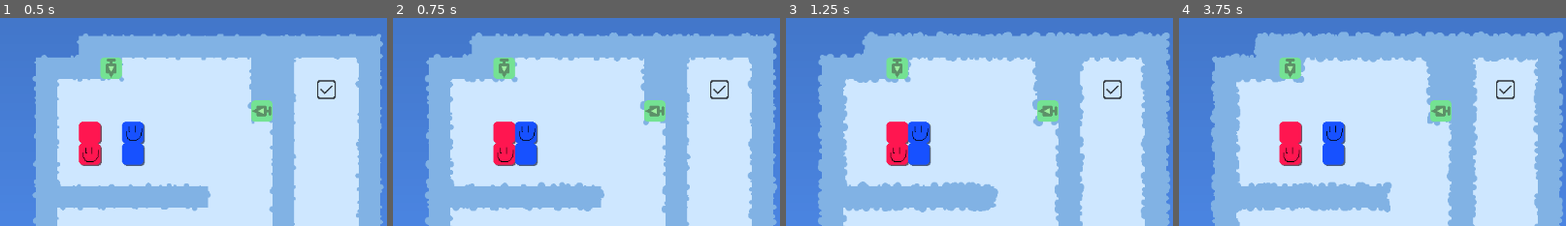
Above: before the commit, frames 1-4 (left to right).
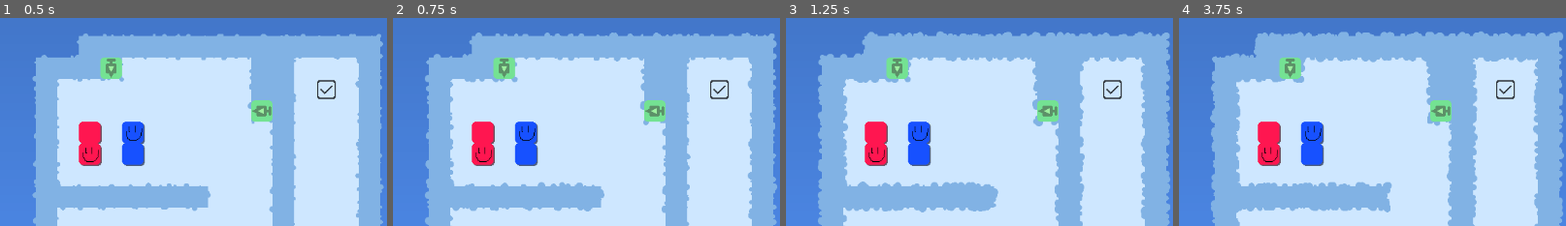
Above: after the commit, the same moments.

Repository: LightPotatoDev/BalloonGam
Game: Godot game, scene res://scenes/Main.tscn
Two runs of this game, one before a commit and one after it. Both use one fixed random seed, a clock stepped at 60 frames per second and the inputs below.
Inputs:
- Up to frame 1 (0.5 s): no input
- Up to frame 2 (0.75 s): tap Enter (ui_accept) at 0.5 s; hold Right (ui_right) from 0.53 s (still down); tap Z (undo) at 0.6 s
- Up to frame 3 (1.25 s): keep holding Right (ui_right); tap Enter (ui_accept) at 0.77 s
- Up to frame 4 (3.75 s): release Right (ui_right) at 1.28 s; hold Down (ui_down) 1.28-2.03 s; tap Z (undo) every 0.75 s from 1.35 to 3.6 s; tap Enter (ui_accept) at 1.52, 3.02 s; hold Right (ui_right) 2.03-2.78 s; hold Up (ui_up) 2.78-3.53 s; hold Left (ui_left) from 3.53 s (still down)
The pictures show only the part of the screen within x 23-73%, y 1-51%; the shares and areas given below are measured in that part.

Frame 1 is identical in both runs. In frame 2, 2.4% of the frame differs, in the area x 20-32%, y 49-72%; in frame 3, 2.4%; in frame 4, 4.8%, in the area x 20-44%, y 49-72%.

Commit message:
movement bug fixed

Diff:
--- a/scenes/objects/BalloonFace.gd
+++ b/scenes/objects/BalloonFace.gd
@@ -1,4 +1,7 @@
-extends Sprite2D
+extends Node2D
+class_name BalloonFace
 
-func _ready():
-	print('hi')
+func on_pos_move(dir:Vector2):
+	$Sprite2D.position -= dir * 32
+	var tween = create_tween()
+	tween.tween_property($Sprite2D,"position",Vector2.ZERO,0.05).set_trans(Tween.TRANS_SINE).set_ease(Tween.EASE_OUT)
--- a/scenes/objects/BalloonFace.tscn
+++ b/scenes/objects/BalloonFace.tscn
@@ -3,7 +3,9 @@
 [ext_resource type="Texture2D" uid="uid://dercsv1dnftye" path="res://resources/sprites/balloon_smile.png" id="1_hoqck"]
 [ext_resource type="Script" path="res://scenes/objects/BalloonFace.gd" id="2_m02hm"]
 
-[node name="BalloonFace" type="Sprite2D"]
+[node name="BalloonFace" type="Node2D"]
 z_index = 1
+script = ExtResource("2_m02hm")
+
+[node name="Sprite2D" type="Sprite2D" parent="."]
 texture = ExtResource("1_hoqck")
-script = ExtResource("2_m02hm")
--- a/scenes/objects/BalloonTile.gd
+++ b/scenes/objects/BalloonTile.gd
@@ -2,22 +2,13 @@
 class_name BalloonTile
 
 @onready var anim = $AnimationPlayer
-var moved_before:bool = false
-
-func _ready():
-	EventBus.move.connect(_on_move)
-	EventBus.undo.connect(_on_undo)
+#var tween:Tween
 
 func scale_anim():
 	anim.stop()
 	anim.play("scale")
 
-func _on_move():
-	moved_before = true
-
-func _on_undo():
-	moved_before = false
-
-func _on_area_2d_body_entered(body):
-	if body.get_parent() != self.get_parent() and moved_before:
-		pass
+func on_pos_move(dir:Vector2):
+	$Sprite2D.position -= dir * 32
+	var tween = create_tween()
+	tween.tween_property($Sprite2D,"position",Vector2.ZERO,0.05).set_trans(Tween.TRANS_SINE).set_ease(Tween.EASE_OUT)
--- a/scenes/objects/BalloonTileBlue.tscn
+++ b/scenes/objects/BalloonTileBlue.tscn
@@ -27,9 +27,6 @@
 "scale": SubResource("Animation_gqa0q")
 }
 
-[sub_resource type="RectangleShape2D" id="RectangleShape2D_f13b4"]
-size = Vector2(5, 5)
-
 [node name="BalloonTile" type="CharacterBody2D" groups=["balloon"]]
 modulate = Color(0.0901961, 0.317647, 1, 1)
 script = ExtResource("1_mj046")
@@ -50,10 +47,3 @@
 libraries = {
 "": SubResource("AnimationLibrary_m35go")
 }
-
-[node name="Area2D" type="Area2D" parent="."]
-
-[node name="CollisionShape2D" type="CollisionShape2D" parent="Area2D"]
-shape = SubResource("RectangleShape2D_f13b4")
-
-[connection signal="body_entered" from="Area2D" to="." method="_on_area_2d_body_entered"]
--- a/scenes/objects/Pushable.gd
+++ b/scenes/objects/Pushable.gd
@@ -72,12 +72,17 @@
 	for thing in things_to_move:
 		thing.move(dir)
 	instant_finish_tween()
-	Global.game_state = Global.STATES.MOVING
-	tween = create_tween()
-	tween.tween_property(self,"position",position+dir*32,0.06).set_trans(Tween.TRANS_SINE).set_ease(Tween.EASE_OUT)
-	await tween.finished
-	await get_tree().process_frame
-	Global.game_state = Global.STATES.DEFAULT
+	position += dir*32
+
+	for child in get_children():
+		if child is BalloonTile or child is BalloonFace:
+			child.on_pos_move(dir)
+	#Global.game_state = Global.STATES.MOVING
+	#tween = create_tween()
+	#tween.tween_property(self,"position",position+dir*32,0.06).set_trans(Tween.TRANS_SINE).set_ease(Tween.EASE_OUT)
+	#await tween.finished
+	#await get_tree().process_frame
+	#Global.game_state = Global.STATES.DEFAULT
 
 func cant_move(dir:Vector2):
 	pass
Not shown: 1 places in scenes/objects/BalloonTileBlue.tscn that only renumber resources
